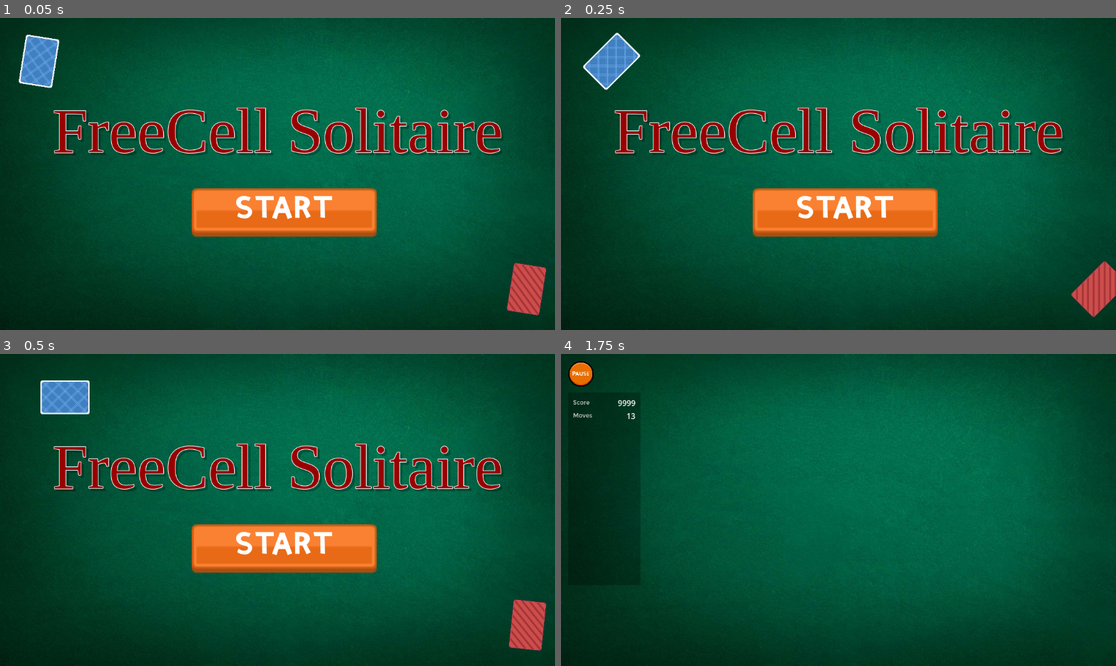
Above: before the commit, frames 1-4 (two rows, left to right).
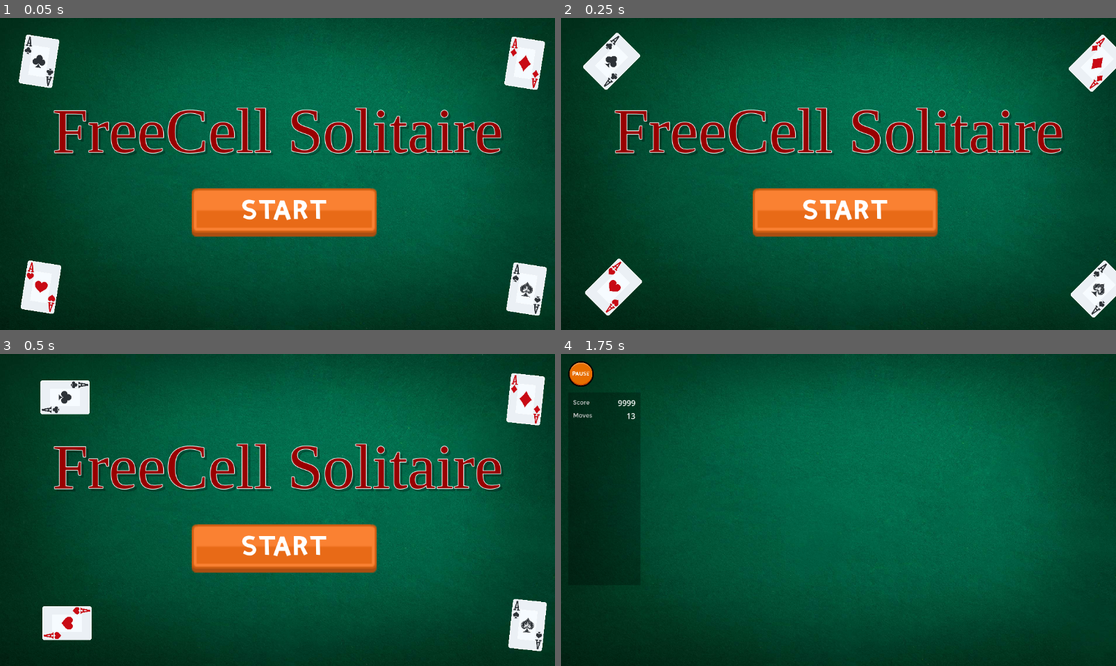
Above: after the commit, the same moments.

Repository: gitbrent/godot-freecell
Game: Godot game, scene res://scenes/main_node.tscn
The game is run twice, just before and just after one commit, with the same random seed, the same clock (stepped at 60 frames per second) and the same inputs.
Inputs (mouse positions are in pixels of both pictures, inside the frame that each line leads up to):
- Up to frame 1 (0.05 s): no input
- Up to frame 2 (0.25 s): no input
- Up to frame 3 (0.5 s): no input
- Up to frame 4 (1.75 s): click (844, 547) at 0.5 s; tap Enter at 1.25 s

The runs differ from the first frame. In frame 1, 4.5% of the frame differs, in the area x 3-99%, y 5-96%; in frame 2, 4.3%; in frame 3, 4.5%; in frame 4, nothing differs.

Commit message:
added cards

Diff:
--- a/scenes/start_scene_new.tscn
+++ b/scenes/start_scene_new.tscn
@@ -6,10 +6,12 @@
 [ext_resource type="Texture2D" uid="uid://bwo4udgrflhao" path="res://assets/buttons/red_button11.png" id="3_w88dj"]
 [ext_resource type="Texture2D" uid="uid://dwqlsmbe6bsv" path="res://assets/buttons/red_button12.png" id="4_l5kvs"]
 [ext_resource type="FontFile" uid="uid://b8wlkh3hxbgdn" path="res://assets/fonts/kirifont/KiriFont.ttf" id="5_kmbjq"]
-[ext_resource type="Texture2D" uid="uid://bxc8t2wncfxs5" path="res://assets/back01.png" id="6_ahjxa"]
+[ext_resource type="Texture2D" uid="uid://c0i3yjwwyr23w" path="res://assets/cards/clubs_ace.png" id="7_fbiee"]
 [ext_resource type="Script" path="res://scripts/CardTopLeft.gd" id="7_mxw17"]
-[ext_resource type="Texture2D" uid="uid://cnep5wnsqfkvs" path="res://assets/back02.png" id="8_ovatb"]
 [ext_resource type="Script" path="res://scripts/CardBtmRight.gd" id="9_o68e0"]
+[ext_resource type="Texture2D" uid="uid://dji1xb1v85db6" path="res://assets/cards/diamonds_ace.png" id="9_of62o"]
+[ext_resource type="Texture2D" uid="uid://6w8vr1fs0gr4" path="res://assets/cards/hearts_ace.png" id="11_04y4u"]
+[ext_resource type="Texture2D" uid="uid://b8fkycivux6mx" path="res://assets/cards/spades_ace.png" id="12_0onm5"]
 
 [node name="StartScene" type="Node2D"]
 script = ExtResource("1_rm5e3")
@@ -51,17 +53,16 @@
 anchors_preset = 15
 anchor_right = 1.0
 anchor_bottom = 1.0
-offset_bottom = -8.0
 grow_horizontal = 2
 grow_vertical = 2
 
 [node name="Label" type="Label" parent="StartButton/CenterContainer"]
 layout_mode = 2
 theme_override_fonts/font = ExtResource("5_kmbjq")
-theme_override_font_sizes/font_size = 48
+theme_override_font_sizes/font_size = 42
 text = "START"
 
-[node name="TopContainer" type="Control" parent="."]
+[node name="ContTop" type="Control" parent="."]
 layout_mode = 3
 anchors_preset = 10
 anchor_right = 1.0
@@ -69,13 +70,19 @@
 offset_bottom = 180.0
 grow_horizontal = 2
 
-[node name="CardTopLeft" type="Sprite2D" parent="TopContainer"]
+[node name="CardL" type="Sprite2D" parent="ContTop"]
 position = Vector2(75, 90)
 scale = Vector2(0.2, 0.2)
-texture = ExtResource("6_ahjxa")
+texture = ExtResource("7_fbiee")
 script = ExtResource("7_mxw17")
 
-[node name="BtmContainer" type="Control" parent="."]
+[node name="CardR" type="Sprite2D" parent="ContTop"]
+position = Vector2(1083, 94)
+scale = Vector2(0.2, 0.2)
+texture = ExtResource("9_of62o")
+script = ExtResource("9_o68e0")
+
+[node name="ContBtm" type="Control" parent="."]
 layout_mode = 3
 anchors_preset = 12
 anchor_top = 1.0
@@ -88,10 +95,16 @@
 grow_horizontal = 2
 grow_vertical = 0
 
-[node name="CardBtmRight" type="Sprite2D" parent="BtmContainer"]
+[node name="CardL" type="Sprite2D" parent="ContBtm"]
+position = Vector2(75, 90)
+scale = Vector2(0.2, 0.2)
+texture = ExtResource("11_04y4u")
+script = ExtResource("7_mxw17")
+
+[node name="CardR" type="Sprite2D" parent="ContBtm"]
 position = Vector2(1083, 94)
 scale = Vector2(0.2, 0.2)
-texture = ExtResource("8_ovatb")
+texture = ExtResource("12_0onm5")
 script = ExtResource("9_o68e0")
 
 [connection signal="pressed" from="StartButton" to="." method="_on_start_button_pressed"]
--- a/scripts/CardBtmRight.gd
+++ b/scripts/CardBtmRight.gd
@@ -9,7 +9,7 @@
 
 func _ready():
 	parent_width = get_parent().get_size().x
-	sprite = get_parent().get_node("CardBtmRight")
+	sprite = get_parent().get_node("CardR")
 	sprite_width = sprite.get_rect().size.x * sprite.scale.x
 
 func _process(delta):
--- a/scripts/CardTopLeft.gd
+++ b/scripts/CardTopLeft.gd
@@ -9,7 +9,7 @@
 
 func _ready():
 	parent_width = get_parent().get_size().x
-	sprite = get_parent().get_node("CardTopLeft")
+	sprite = get_parent().get_node("CardL")
 	sprite_width = sprite.get_rect().size.x * sprite.scale.x
 
 func _process(delta):
Renamed: assets/back01.png -> assets/cards/back01.png
Not shown, added: assets/cards/back01.png.import
Renamed: assets/back02.png -> assets/cards/back02.png
Not shown, added: assets/cards/back02.png.import
Binary file added: assets/cards/back03.png
Not shown, changed: assets/cards/back03.png.import
Binary file added: assets/cards/back04.png
Not shown, added: assets/cards/back04.png.import
Binary file added: assets/cards/back05.png
Not shown, added: assets/cards/back05.png.import
Binary file added: assets/cards/back06.png
Not shown, added: assets/cards/back06.png.import
(and 109 more such lines)
